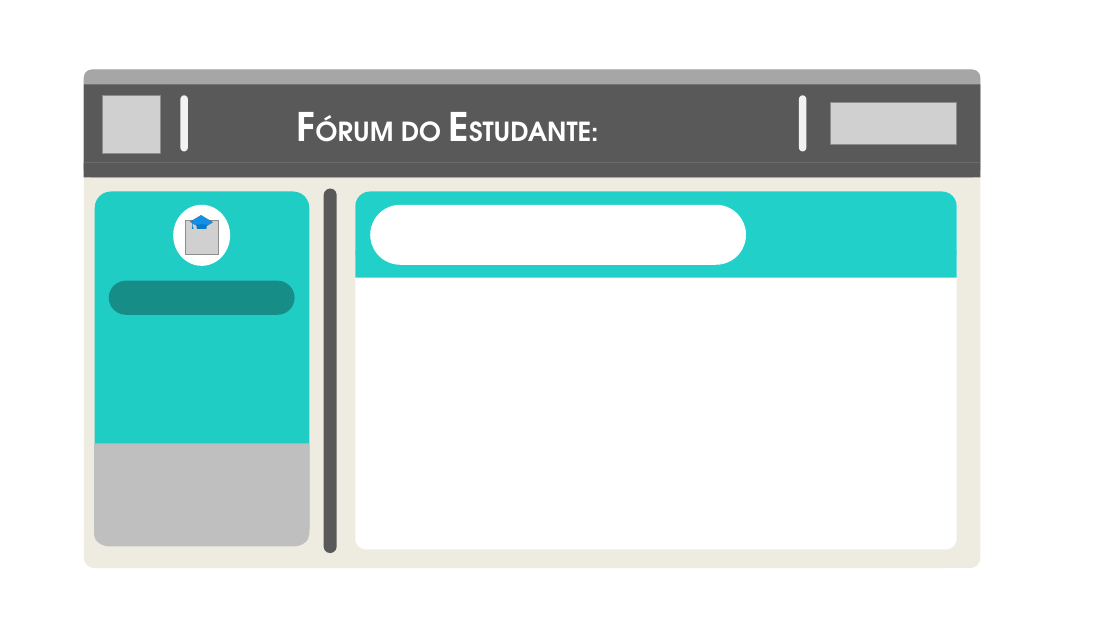
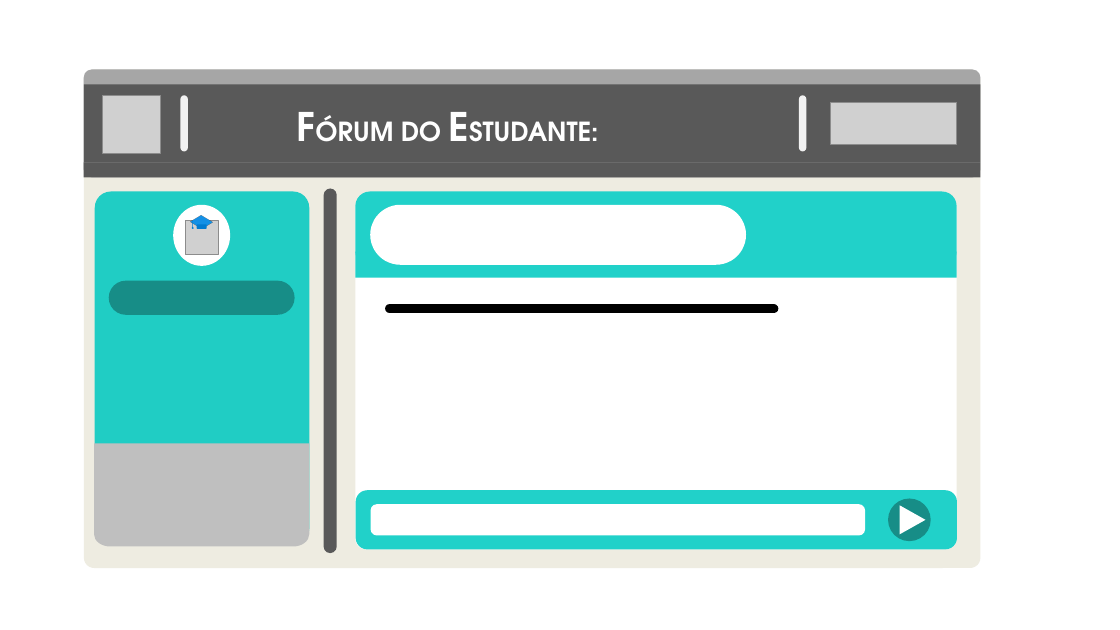
Before and after one commit to MateusPVicente/Projeto-PP, a slide deck: slide 25 of Stud+/Logos.pptx. Drawn at 1120x630 pixels with LibreOffice and Linux fonts; fonts in the diff are those of the drawing; grey boxes stand for pictures. Boxes give left, top, right and bottom in pixels: in the first picture for what was removed or moved away, otherwise in the second. Text is boxed around its words. In the diff, an @@ line names an element or a change of style, - is before the commit and + after.

```diff
--- a/Stud+/Logos.pptx
+++ b/Stud+/Logos.pptx
@@ rounded rectangle added at [385,304,778,313], fill #000000 @@
@@ rounded rectangle added at [356,491,957,550], fill #21D1C9 @@
@@ rounded rectangle added at [370,504,865,535], fill #FFFFFF @@
@@ ellipse added at [888,499,930,541], fill #178D87 @@
@@ flow chart extract added at [900,506,926,534], fill #FFFFFF @@
```
Also in this commit, not shown: 2 other slides changed, 8 other files.
